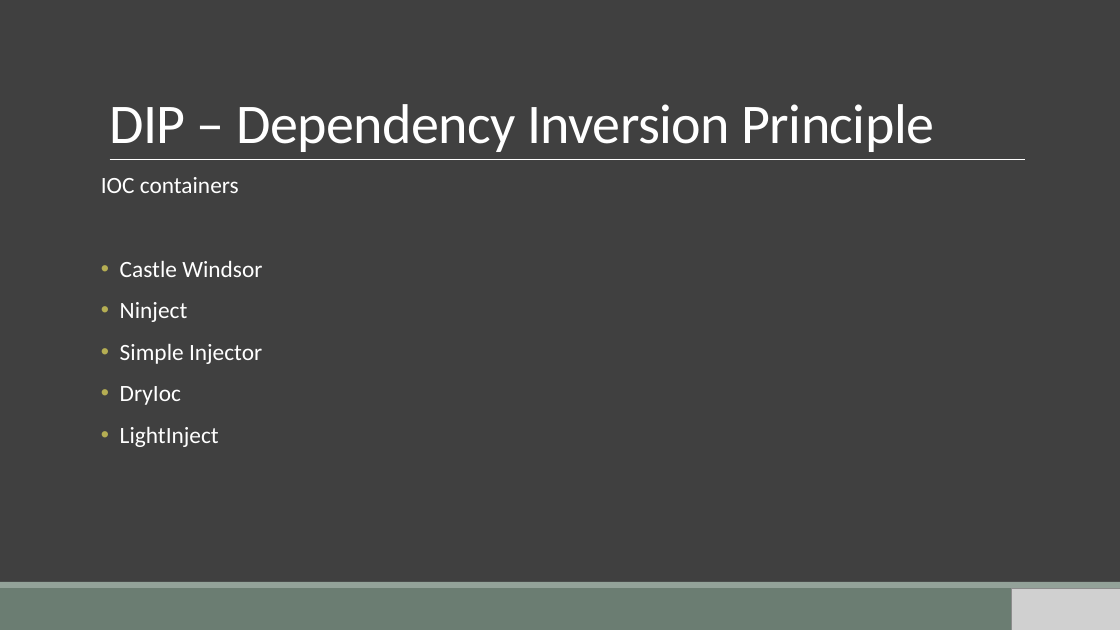
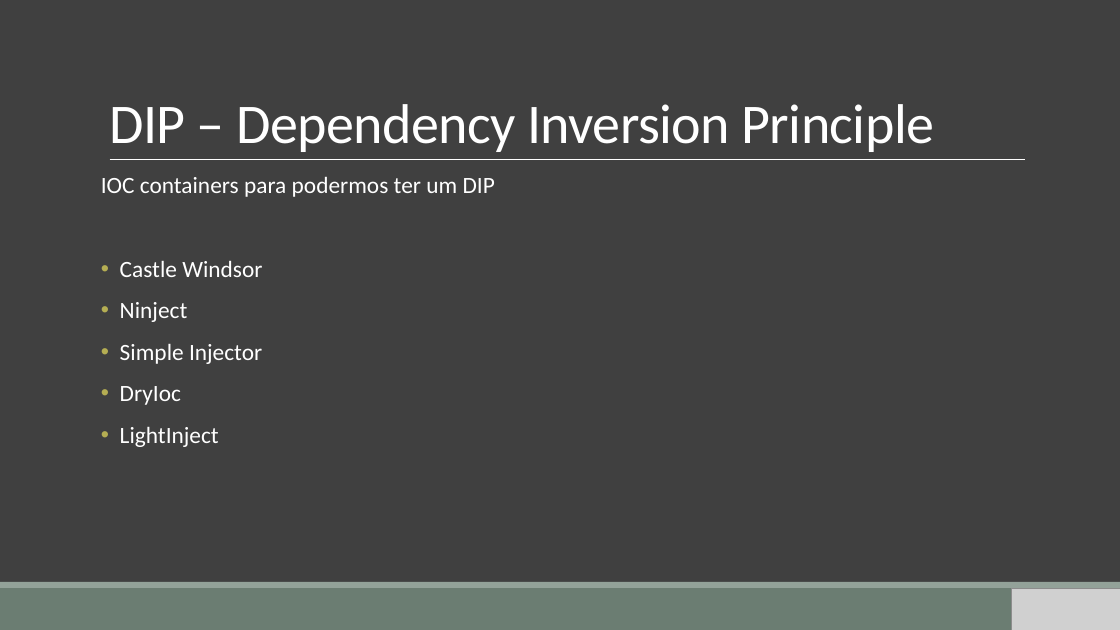
Before and after one commit to gemvane/Palestra-Solid, a slide deck: slide 46 of SOLID.pptx. Drawn at 1120x630 pixels with LibreOffice and Linux fonts; fonts in the diff are those of the drawing; grey boxes stand for pictures. Boxes give left, top, right and bottom in pixels: in the first picture for what was removed or moved away, otherwise in the second. Text is boxed around its words. In the diff, an @@ line names an element or a change of style, - is before the commit and + after.

```diff
--- a/SOLID.pptx
+++ b/SOLID.pptx
@@ text at [101, 177, 495, 197]: text changed @@
-IOC containers
+IOC containers para podermos ter um DIP
```
Also in this commit, not shown: 14 other slides changed, 4 slides added, 3 slides removed.
